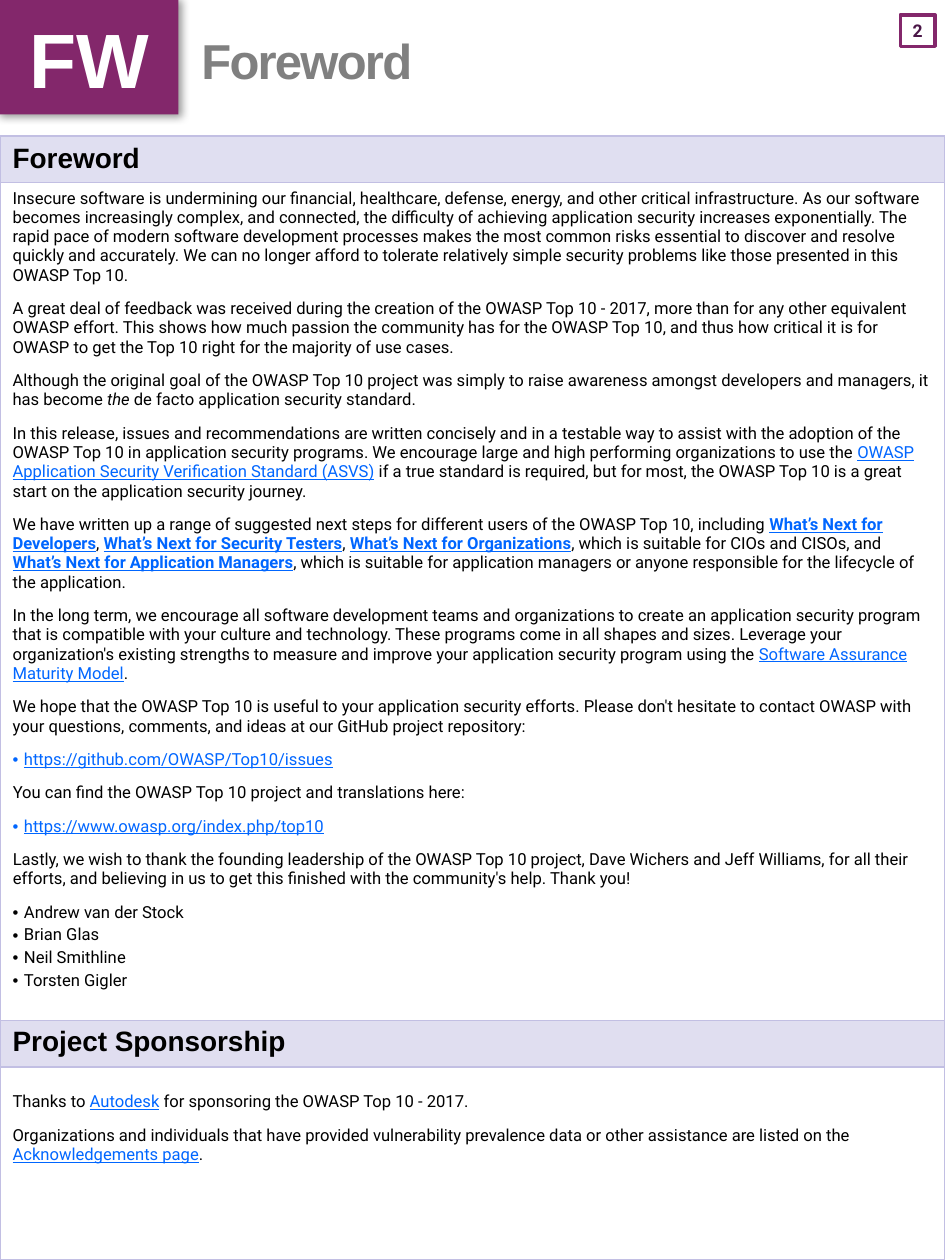
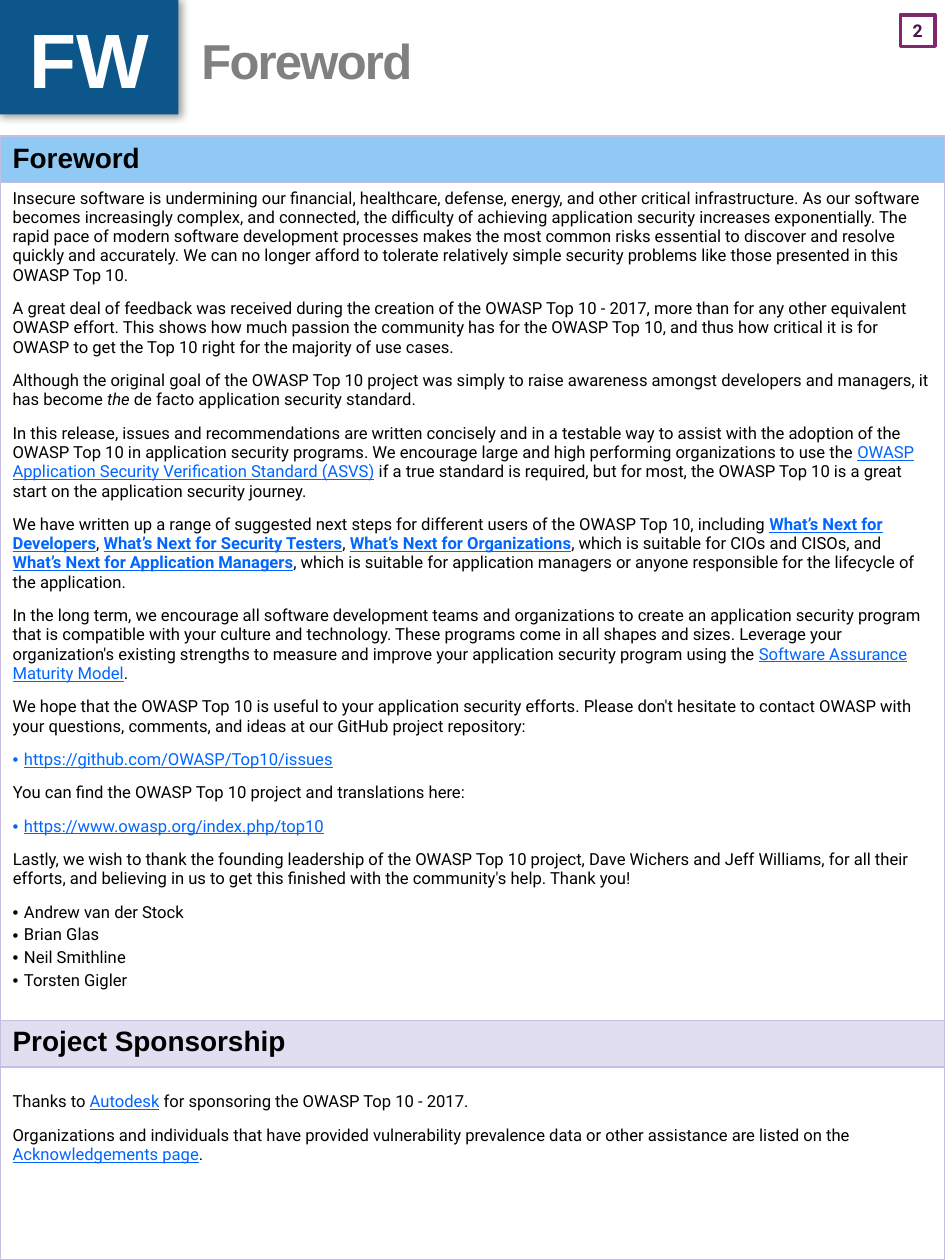
Before and after one commit to OWASP/Top10, a slide deck: slide 3 of 2021/docs/OWASP Top 10-2021 (en).pptx. Drawn at 945x1260 pixels with LibreOffice and Linux fonts; fonts in the diff are those of the drawing. Boxes give left, top, right and bottom in pixels: in the first picture for what was removed or moved away, otherwise in the second. Text is boxed around its words. In the diff, an @@ line names an element or a change of style, - is before the commit and + after.

```diff
--- a/2021/docs/OWASP Top 10-2021 (en).pptx
+++ b/2021/docs/OWASP Top 10-2021 (en).pptx
@@ text "FW" at box(0, 0, 179, 115): fill #83276B to #0D558C @@
@@ table at box(0, 136, 945, 1260) @@
@@ fill #E0DFF1 to #8FC9F4 in row 1, column 1 @@
```
Also in this commit, not shown: 1 other slide changed, 1 slide added.
